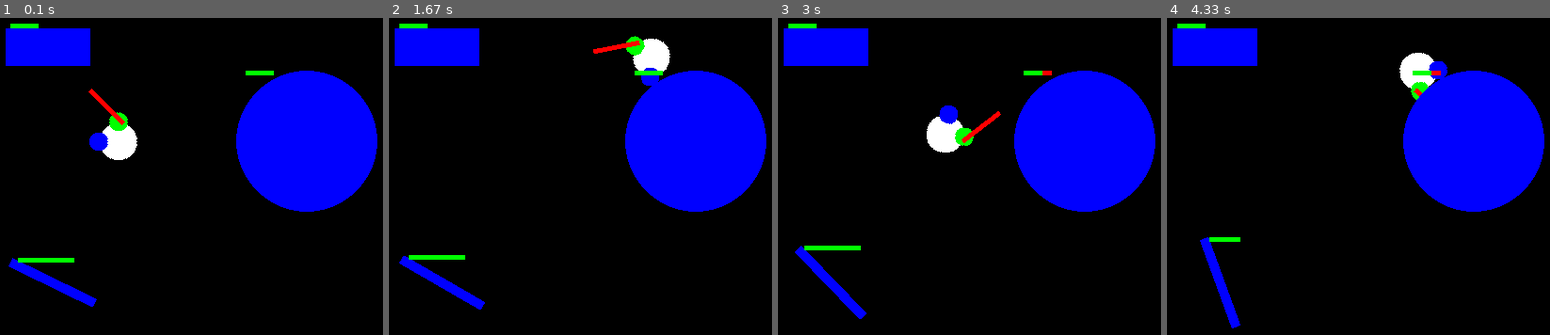
Above: before the commit, frames 1-4 (left to right).
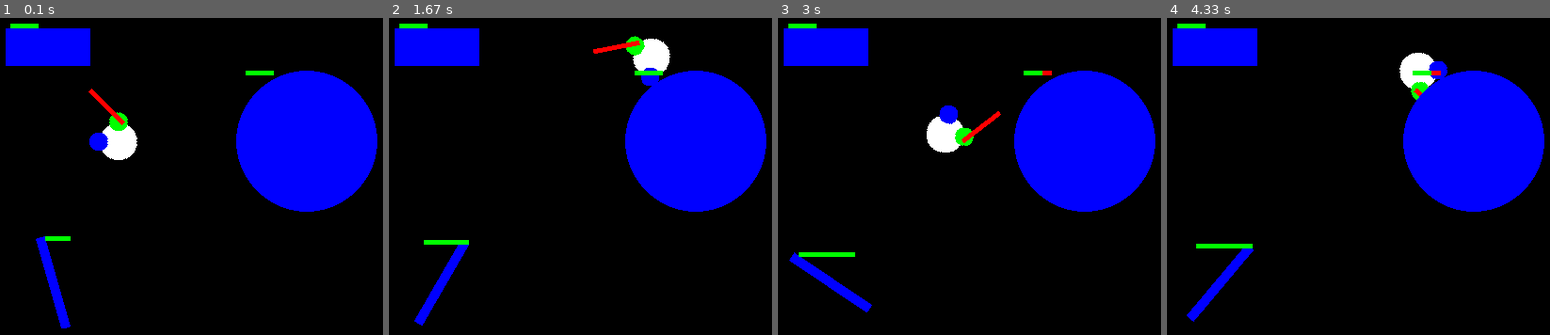
Above: after the commit, the same moments.

Repository: fjaviergb/Pygames-Hermanios
Game: pygame game, started from ObstaculoGiratorio7.py
Same seed, same stepped clock (60 frames per second), same inputs: the game is played once before the commit and once after it.
Inputs (mouse positions are in pixels of both pictures, inside the frame that each line leads up to):
- Up to frame 1 (0.1 s): no input
- Up to frame 2 (1.67 s): click (603, 189) at 0.38 s; hold Right 0.67-1.13 s; click (752, 176) at 0.75 s; hold Up 1.17-1.47 s; click (603, 211) at 1.25 s; hold Right from 1.5 s (still down); click (488, 192) at 1.58 s
- Up to frame 3 (3 s): release Right at 1.97 s; hold Left 2-2.53 s; click (1038, 271) at 2.08 s; hold Down 2.57-2.87 s; click (843, 277) at 2.65 s; hold Left from 2.9 s (still down); click (1057, 56) at 2.98 s
- Up to frame 4 (4.33 s): release Left at 3.3 s; hold Up 3.33-3.7 s; click (outside the picture) at 3.42 s; hold Right from 3.73 s (still down); click (1435, 220) at 3.82 s

The runs differ from the first frame. In frame 1, 1.5% of the frame differs, in the area x 2-26%, y 68-98%; in frame 2, 1.6%, in the area x 2-26%, y 70-98%; in frame 3, 1.1%; in frame 4, 1.6%.

Commit message:
Change to elif in gir obstacle update

Diff:
--- a/ObstaculoGiratorio7.py
+++ b/ObstaculoGiratorio7.py
@@ -10,10 +10,10 @@
     def __init__(self):
         super().__init__()
         self.live = 6
-        self.image = pg.Surface((10,100))
-        pg.draw.rect(self.image, BLUE, (0,0,10,100))
+        self.image = pg.Surface((10, 100))
+        pg.draw.rect(self.image, BLUE, (0, 0, 10, 100))
         self.image.set_colorkey(BLACK)
-        self.rect = self.image.get_rect(center = (80, 300))
+        self.rect = self.image.get_rect(center=(80, 300))
         self.mask = pg.mask.from_surface(self.image)
         self.image_orig = self.image
         self.counter = 0
@@ -22,7 +22,7 @@
     def update(self):
         if not self.crash:
             if self.counter <= 360:
-                self.image = pg.transform.rotate(self.image_orig, 8 * self.counter)
+                self.image = pg.transform.rotate(self.image_orig, 2 * self.counter)
                 self.image.set_colorkey(BLACK)
                 self.rect = self.image.get_rect(center=self.rect.center)
                 self.mask = pg.mask.from_surface(self.image)
@@ -318,7 +318,7 @@
                 self.rect.center = player.rect.center
                 Rhand.rect.center = player.rect.center
                 self.hittin = False
-        else:
+        elif not self.hittin:
             self.dis_max = 0
             self.rect.center = player.rect.center
             Rhand.rect.center = player.rect.center
@@ -403,11 +403,16 @@
 # FUNCION COLISION ESPADA
 ###########################################################
 
+
 def isClash(angle_grad, signo, angle):
+    #  Metodo para depurar la colision en movimiento.
+    #  Como dos objetos en "movimiento" pueden superponerse sin llegar a colisionar
+    #  hacemos un pequenno barrido de los angulos para ver si se encuentran.
     i = 8
-    for i in range(8,0,-1):
-        Rhand.angle = angle - angle_grad + signo * (espada.chargecount - i) * 90 / 30
-        espada.angle = angle - angle_grad + signo * (espada.chargecount - i) * 90 / 30
+    for i in range(8, 0, -1):
+        #  TODO si el objeto es pequenno puede fallar.
+        Rhand.angle = angle - angle_grad + signo * (espada.chargecount - i) * 3
+        espada.angle = angle - angle_grad + signo * (espada.chargecount - i) * 3
         espada.image = pg.transform.rotate(espada.image_orig, espada.angle)
         espada.rect = espada.image.get_rect(center = player.rect.center)
         espada.mask = pg.mask.from_surface(espada.image)
